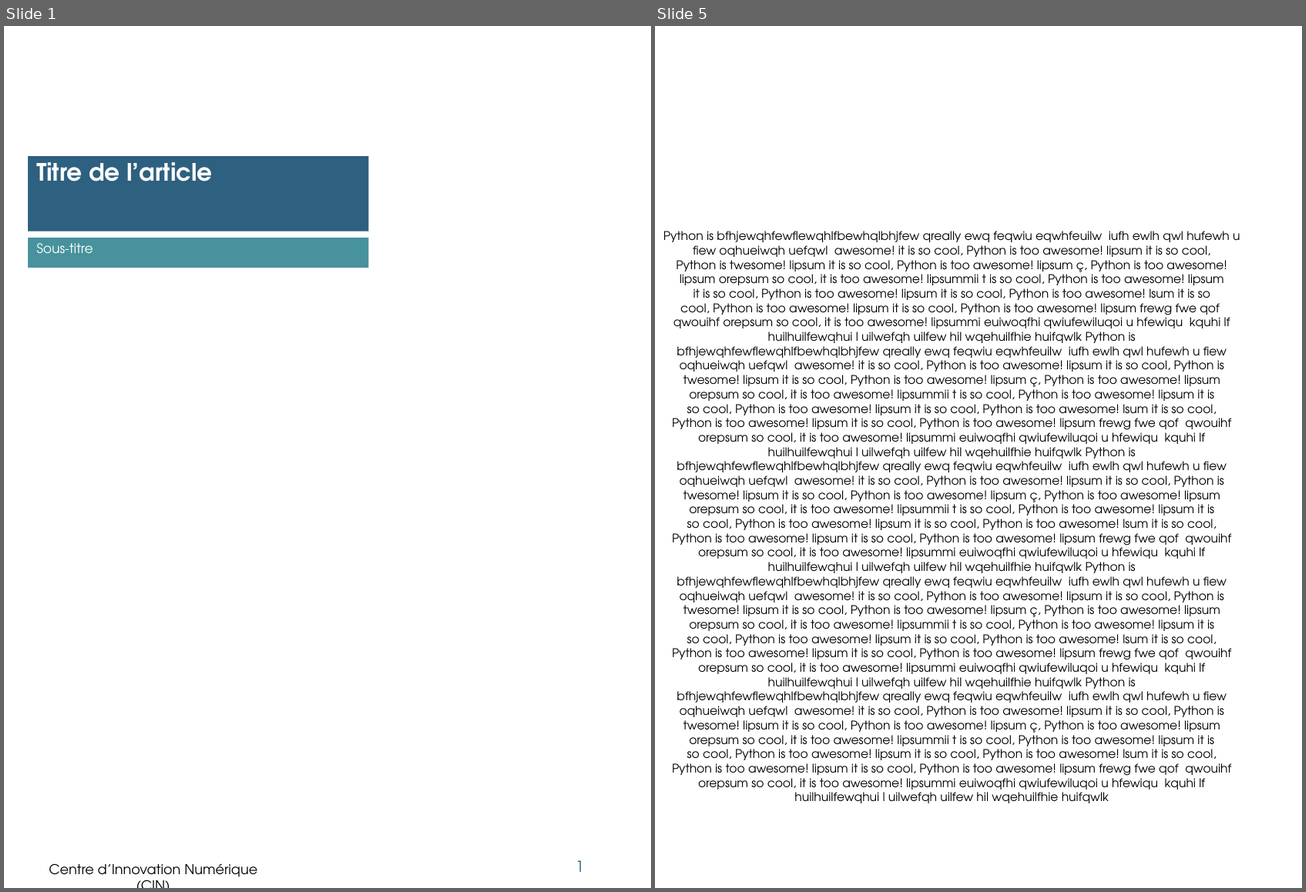
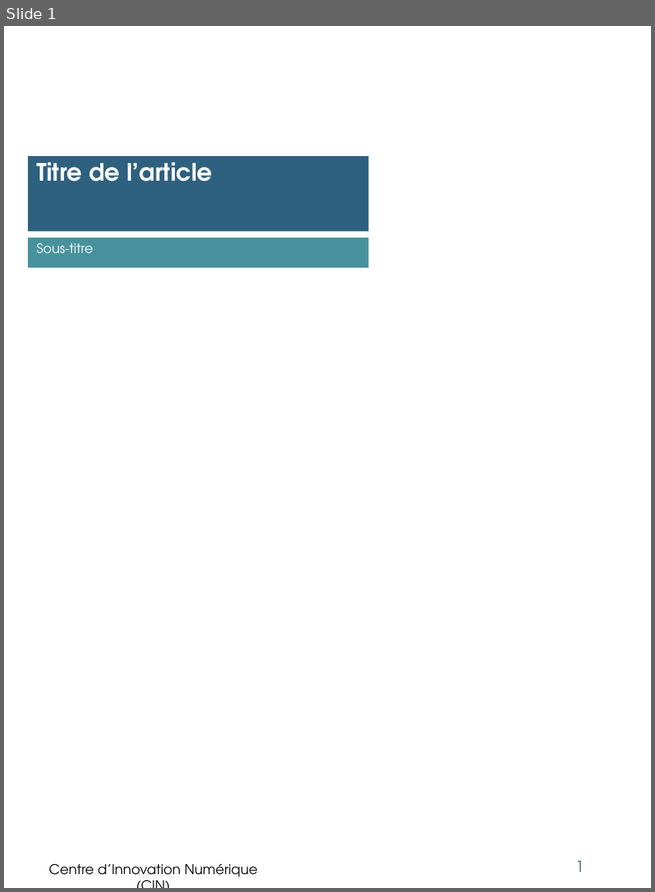
Before and after one commit to Msa360/pptx_template_cin, a slide deck: powerpoints/test.pptx. Shown side by side, each under a label of ours: slides 1 and 5 before the commit, slide 1 after it; the slides between them are not shown. The pictures are 1306x892 and 655x892 pixels, drawn with LibreOffice and Linux fonts; fonts in the diff are those of the drawing; background and template pictures are left out. Boxes give left, top, right and bottom in pixels: in the first picture for what was removed or moved away, otherwise in the second. Text is boxed around its words. In the diff, an @@ line names an element or a change of style, - is before the commit and + after.

```diff
--- a/powerpoints/test.pptx
+++ b/powerpoints/test.pptx
@@ slide 5 removed at bbox=[655, 26, 1302, 888], background #FFFFFF @@
@@ text removed at bbox=[663, 231, 1239, 804] @@
-Python is bfhjewqhfewflewqhlfbewhqlbhjfew qreally ewq feqwiu eqwhfeuilw iufh ewlh qwl hufewh u
-fiew oqhueiwqh uefqwl awesome! it is so cool, Python is too awesome! lipsum it is so cool,
-Python is twesome! lipsum it is so cool, Python is too awesome! lipsum ç, Python is too awesome!
-lipsum orepsum so cool, it is too awesome! lipsummii t is so cool, Python is too awesome! lipsum
-it is so cool, Python is too awesome! lipsum it is so cool, Python is too awesome! lsum it is so
-cool, Python is too awesome! lipsum it is so cool, Python is too awesome! lipsum frewg fwe qof
-qwouihf orepsum so cool, it is too awesome! lipsummi euiwoqfhi qwiufewiluqoi u hfewiqu kquhi lf
-huilhuilfewqhui l uilwefqh uilfew hil wqehuilfhie huifqwlk Python is
-bfhjewqhfewflewqhlfbewhqlbhjfew qreally ewq feqwiu eqwhfeuilw iufh ewlh qwl hufewh u fiew
-oqhueiwqh uefqwl awesome! it is so cool, Python is too awesome! lipsum it is so cool, Python is
-twesome! lipsum it is so cool, Python is too awesome! lipsum ç, Python is too awesome! lipsum
-orepsum so cool, it is too awesome! lipsummii t is so cool, Python is too awesome! lipsum it is
-so cool, Python is too awesome! lipsum it is so cool, Python is too awesome! lsum it is so cool,
-Python is too awesome! lipsum it is so cool, Python is too awesome! lipsum frewg fwe qof qwouihf
-orepsum so cool, it is too awesome! lipsummi euiwoqfhi qwiufewiluqoi u hfewiqu kquhi lf
-huilhuilfewqhui l uilwefqh uilfew hil wqehuilfhie huifqwlk Python is
-bfhjewqhfewflewqhlfbewhqlbhjfew qreally ewq feqwiu eqwhfeuilw iufh ewlh qwl hufewh u fiew
-oqhueiwqh uefqwl awesome! it is so cool, Python is too awesome! lipsum it is so cool, Python is
-twesome! lipsum it is so cool, Python is too awesome! lipsum ç, Python is too awesome! lipsum
-orepsum so cool, it is too awesome! lipsummii t is so cool, Python is too awesome! lipsum it is
-so cool, Python is too awesome! lipsum it is so cool, Python is too awesome! lsum it is so cool,
-Python is too awesome! lipsum it is so cool, Python is too awesome! lipsum frewg fwe qof qwouihf
-orepsum so cool, it is too awesome! lipsummi euiwoqfhi qwiufewiluqoi u hfewiqu kquhi lf
-huilhuilfewqhui l uilwefqh uilfew hil wqehuilfhie huifqwlk Python is
-bfhjewqhfewflewqhlfbewhqlbhjfew qreally ewq feqwiu eqwhfeuilw iufh ewlh qwl hufewh u fiew
-oqhueiwqh uefqwl awesome! it is so cool, Python is too awesome! lipsum it is so cool, Python is
-twesome! lipsum it is so cool, Python is too awesome! lipsum ç, Python is too awesome! lipsum
-orepsum so cool, it is too awesome! lipsummii t is so cool, Python is too awesome! lipsum it is
-so cool, Python is too awesome! lipsum it is so cool, Python is too awesome! lsum it is so cool,
-Python is too awesome! lipsum it is so cool, Python is too awesome! lipsum frewg fwe qof qwouihf
-orepsum so cool, it is too awesome! lipsummi euiwoqfhi qwiufewiluqoi u hfewiqu kquhi lf
-huilhuilfewqhui l uilwefqh uilfew hil wqehuilfhie huifqwlk Python is
-bfhjewqhfewflewqhlfbewhqlbhjfew qreally ewq feqwiu eqwhfeuilw iufh ewlh qwl hufewh u fiew
-oqhueiwqh uefqwl awesome! it is so cool, Python is too awesome! lipsum it is so cool, Python is
-twesome! lipsum it is so cool, Python is too awesome! lipsum ç, Python is too awesome! lipsum
-orepsum so cool, it is too awesome! lipsummii t is so cool, Python is too awesome! lipsum it is
-so cool, Python is too awesome! lipsum it is so cool, Python is too awesome! lsum it is so cool,
-Python is too awesome! lipsum it is so cool, Python is too awesome! lipsum frewg fwe qof qwouihf
-orepsum so cool, it is too awesome! lipsummi euiwoqfhi qwiufewiluqoi u hfewiqu kquhi lf
-huilhuilfewqhui l uilwefqh uilfew hil wqehuilfhie huifqwlk
```
Also in this commit, not shown: 1 slide added, 4 other slides removed, 7 other files.
